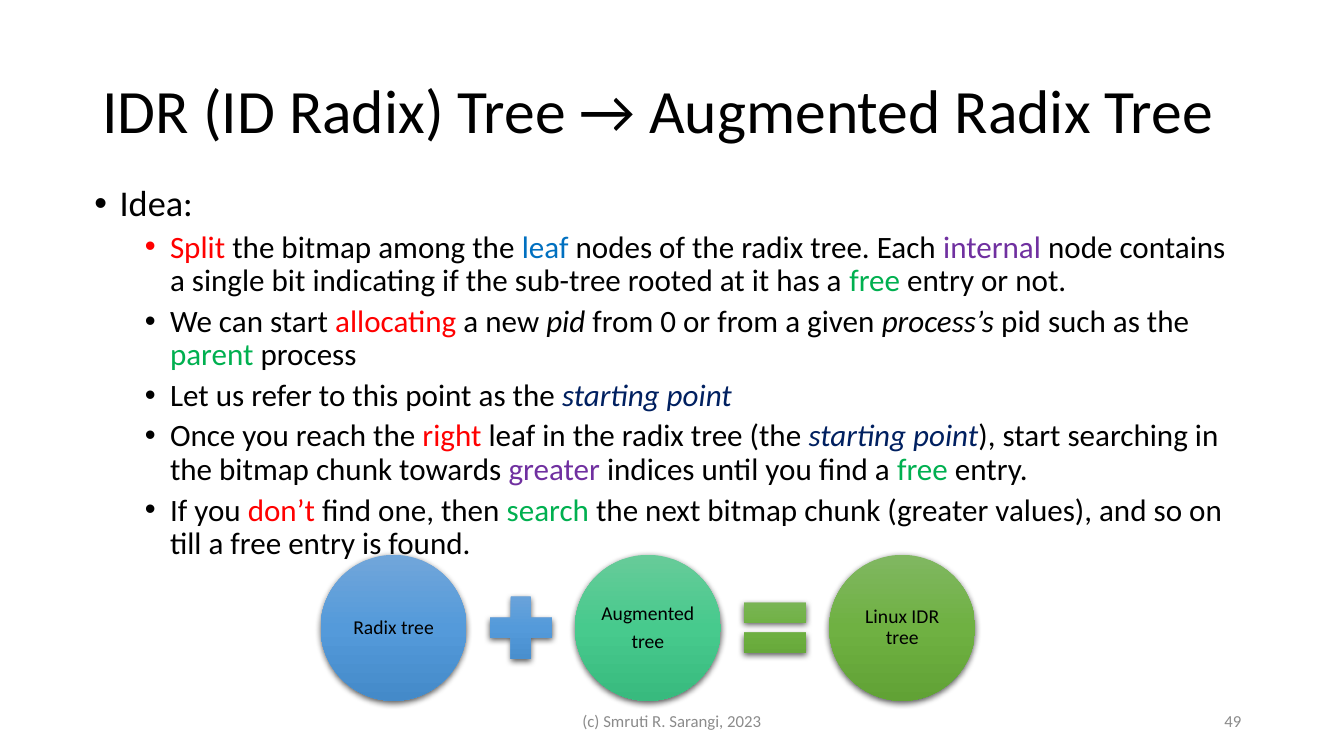
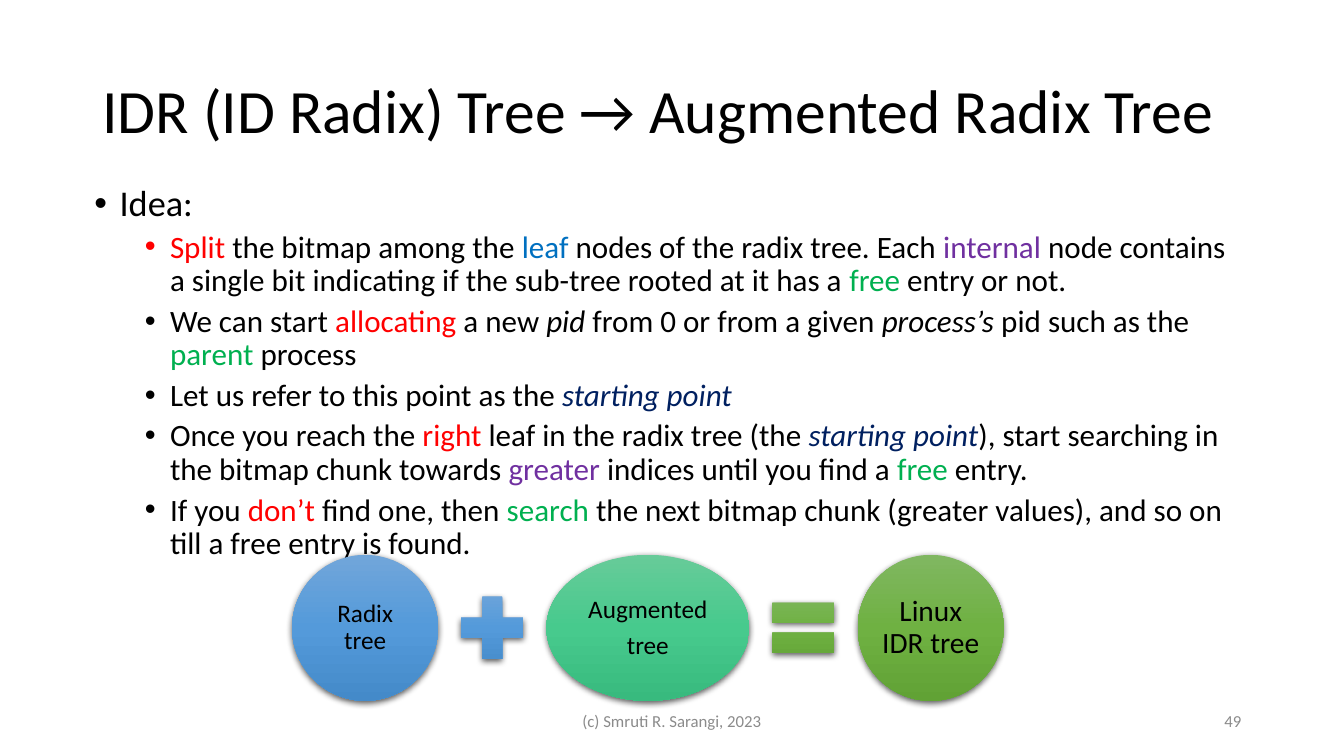
Before and after one commit to srsarangi/srsarangi.github.io, a slide deck: slide 49 of osbook/slides/3.processes.pptx. Drawn at 1344x756 pixels with LibreOffice and Linux fonts; fonts in the diff are those of the drawing. Boxes give left, top, right and bottom in pixels: in the first picture for what was removed or moved away, otherwise in the second. Text is boxed around its words. In the diff, an @@ line names an element or a change of style, - is before the commit and + after.

```diff
--- a/osbook/slides/3.processes.pptx
+++ b/osbook/slides/3.processes.pptx
@@ ellipse: place and size @@
-ellipse at (575, 555, 721, 701)
+ellipse at (546, 555, 749, 701)
@@ text "Radix tree" at (337, 604, 393, 649): size 14 to 18 pt; more space between paragraphs @@
@@ 1 text, 1 ellipse, 1 plus sign: place and size @@
-1 text, 1 ellipse, 1 plus sign at (321, 555, 564, 701)
+1 text, 1 ellipse, 1 plus sign at (292, 555, 534, 701)
@@ text "Augmented" at (588, 600, 707, 654): size 14 to 18 pt; more space between paragraphs @@
@@ text "Augmented": place and size @@
-text "Augmented" at (601, 606, 694, 648)
+text "Augmented" at (588, 600, 707, 654)
@@ 1 text, 1 ellipse, 1 math equal: place and size @@
-1 text, 1 ellipse, 1 math equal at (733, 555, 976, 701)
+1 text, 1 ellipse, 1 math equal at (761, 555, 1004, 701)
@@ text "Linux IDR tree" at (882, 601, 979, 653): size 14 to 21 pt; more space between paragraphs @@
```
Also in this commit, not shown: 7 other slides changed, 5 other files.
